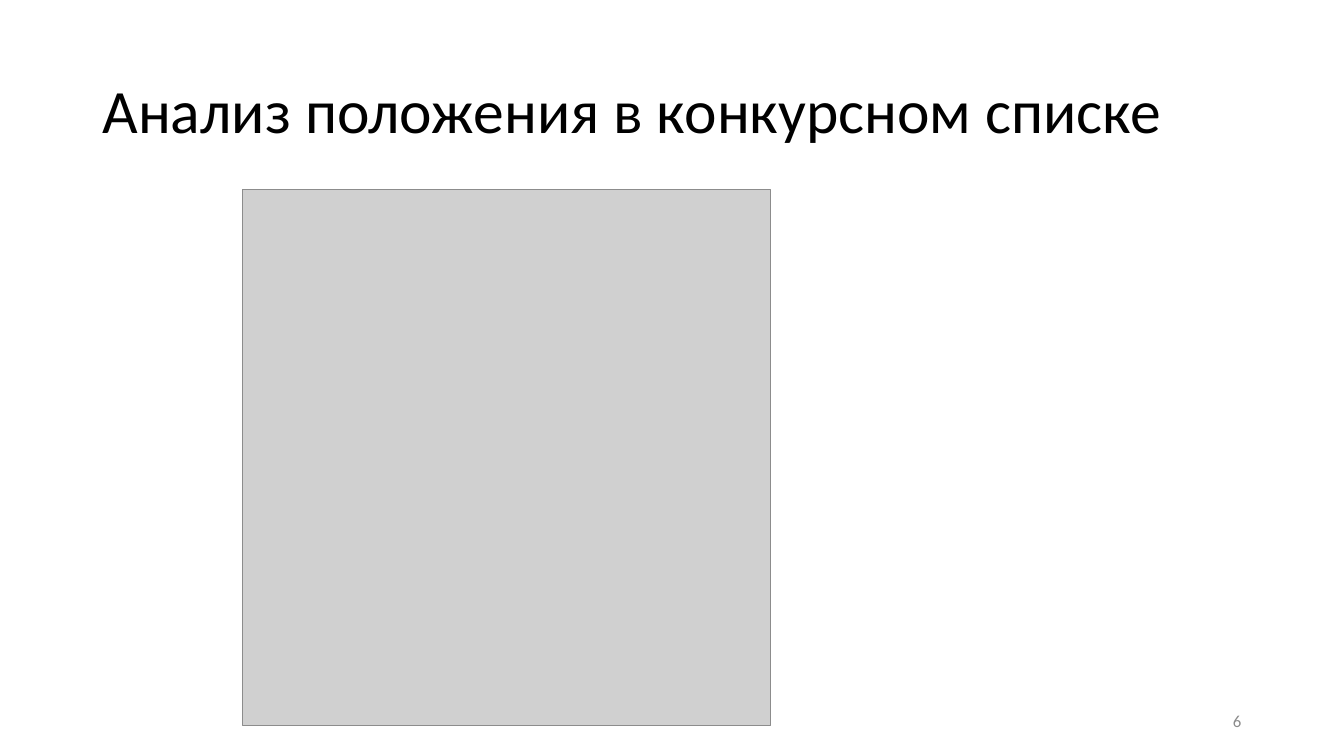
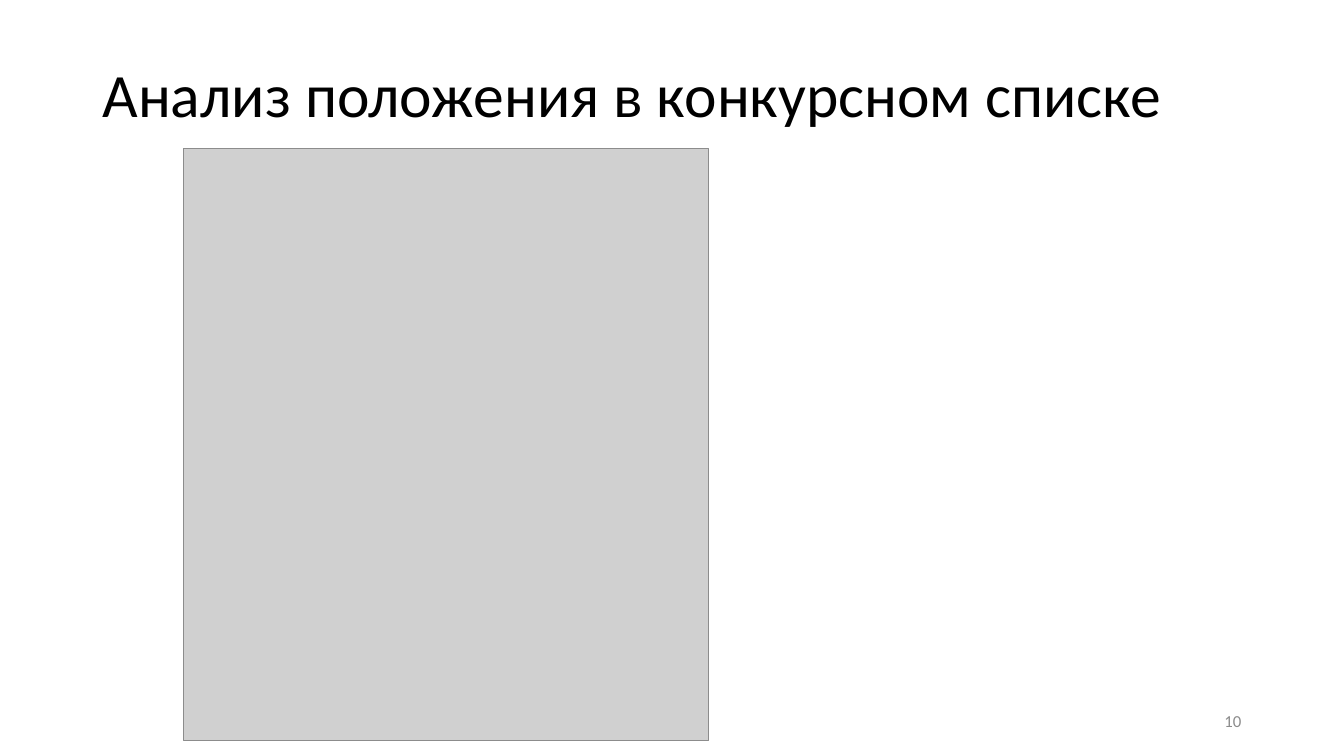
Before and after one commit to 1Bitcoin/scrape-universities-data, a slide deck: slide 10 of tex-diploma-template-main/Метод прогнозирования итогов приёма в вузы России на основе агентного моделирования.pptx (slide 6 before the commit). Drawn at 1344x756 pixels with LibreOffice and Linux fonts; fonts in the diff are those of the drawing; grey boxes stand for pictures. Boxes give left, top, right and bottom in pixels: in the first picture for what was removed or moved away, otherwise in the second. Text is boxed around its words. In the diff, an @@ line names an element or a change of style, - is before the commit and + after.

```diff
--- a/tex-diploma-template-main/Метод прогнозирования итогов приёма в вузы России на основе агентного моделирования.pptx
+++ b/tex-diploma-template-main/Метод прогнозирования итогов приёма в вузы России на основе агентного моделирования.pptx
@@ title "Анализ положения в конкурсном списке": place and size @@
-title "Анализ положения в конкурсном списке" at [102,93,1161,143]
+title "Анализ положения в конкурсном списке" at [102,77,1161,127]
@@ picture: place and size @@
-picture at [243,190,771,726]
+picture at [184,148,709,741]
@@ page number at [1224,716,1241,727]: text changed @@
-6
+10
```
Also in this commit, not shown: 1 other slide changed, 6 slides added, 4 slides removed, 1 other file.
